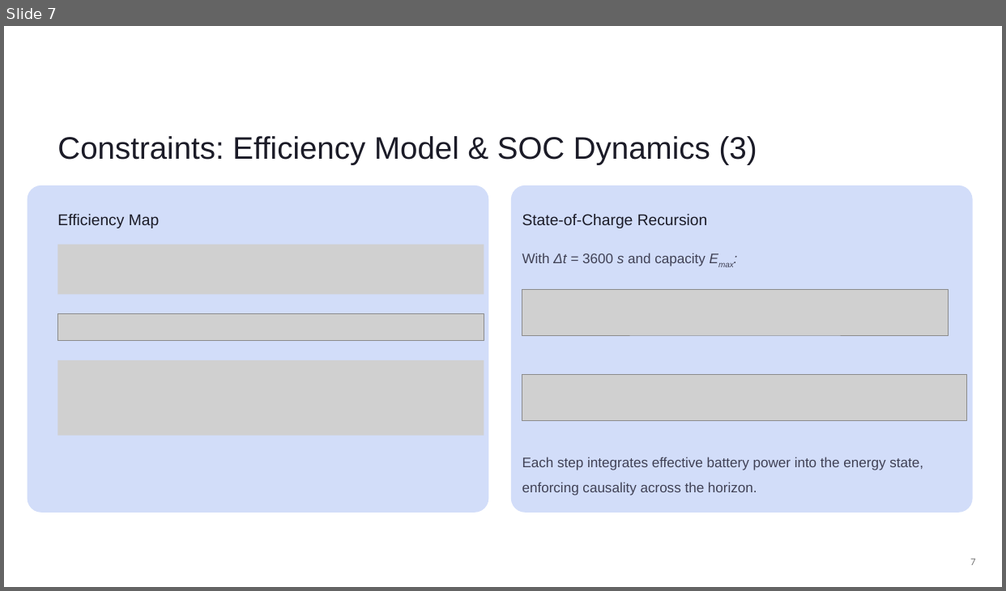
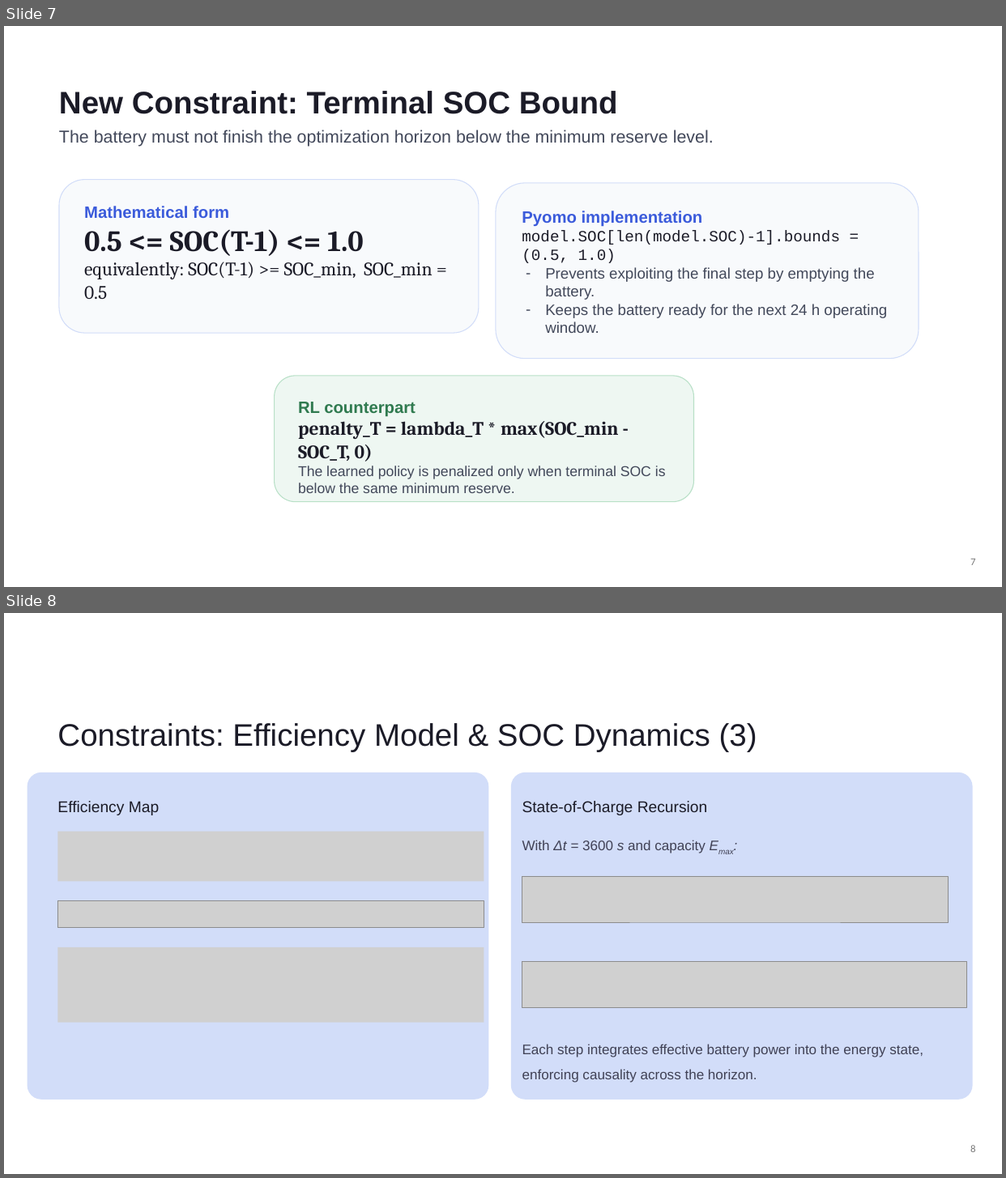
Before and after one commit to itsashishthapa/THESIS, a slide deck: Presentations/Thesis Update(first case)- 04-03-2026.pptx. Shown one above the other, each under a label of ours: slide 7 before the commit, slides 7 and 8 after it. The pictures are 1006x591 and 1006x1178 pixels, drawn with LibreOffice and Linux fonts; fonts in the diff are those of the drawing; grey boxes stand for pictures. Boxes give left, top, right and bottom in pixels: in the first picture for what was removed or moved away, otherwise in the second. Text is boxed around its words. In the diff, an @@ line names an element or a change of style, - is before the commit and + after.

```diff
--- a/Presentations/Thesis Update(first case)- 04-03-2026.pptx
+++ b/Presentations/Thesis Update(first case)- 04-03-2026.pptx
@@ slide 7 added at (4,26,1002,587), background #FFFFFF @@
@@ text added at (59,91,618,114), 36 pt, text #1B1B27, bold @@
+New Constraint: Terminal SOC Bound
@@ text added at (59,130,714,147), 20 pt, text #42485A @@
+The battery must not finish the optimization horizon below the minimum reserve level.
@@ rounded rectangle added at (59,179,479,333), fill #F8FAFC, outline #D2DDF9 1 pt, 22 pt, text #1B1B27 @@
+Mathematical form
+0.5 <= SOC(T-1) <= 1.0
+equivalently: SOC(T-1) >= SOC_min, SOC_min = 0.5
@@ rounded rectangle added at (496,183,918,359), fill #F8FAFC, outline #D2DDF9 1 pt, 17.5 pt, text #42485A @@
+Pyomo implementation
+model.SOC[len(model.SOC)-1].bounds = (0.5, 1.0)
+– Prevents exploiting the final step by emptying the battery.
+– Keeps the battery ready for the next 24 h operating window.
@@ rounded rectangle added at (274,376,694,502), fill #EEF7F2, outline #B8E0C7 1 pt, 16.5 pt, text #42485A @@
+RL counterpart
+penalty_T = lambda_T * max(SOC_min - SOC_T, 0)
+The learned policy is penalized only when terminal SOC is below the same minimum reserve.
@@ page number added at (970,559,975,565), 12 pt, text #797979 @@
+7
@@ what was slide 7 is now slide 8 @@
@@ page number at (970,1145,975,1152): text changed @@
-7
+8
```
Also in this commit, not shown: 1 slide changed, 4 other slides added, 1 other file.
